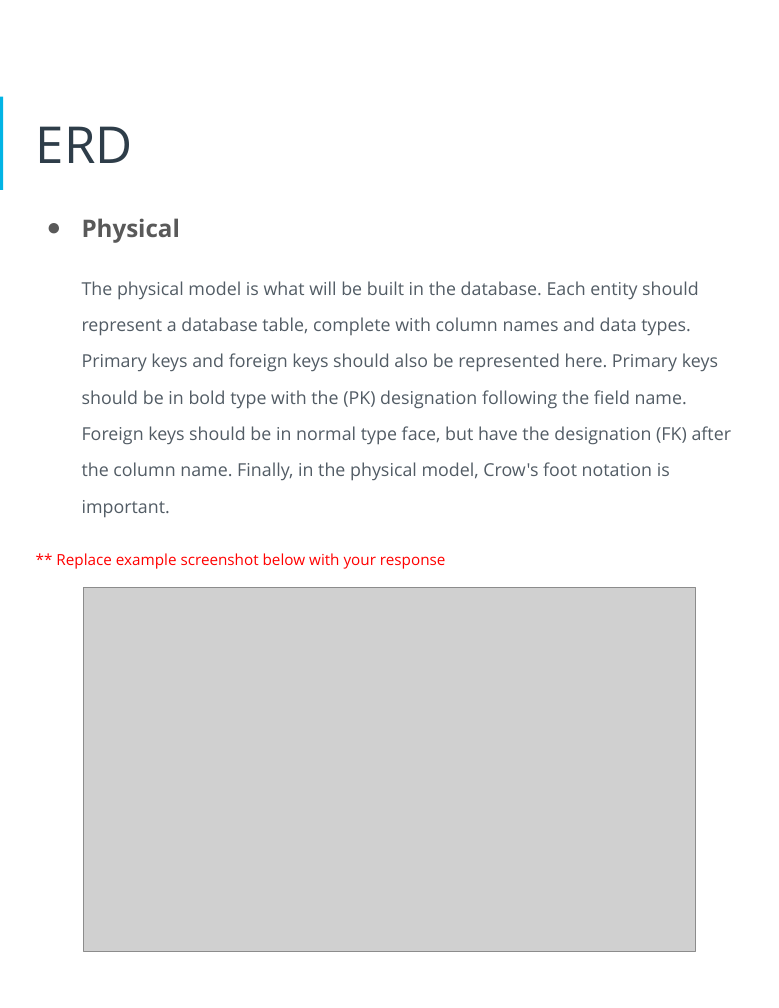
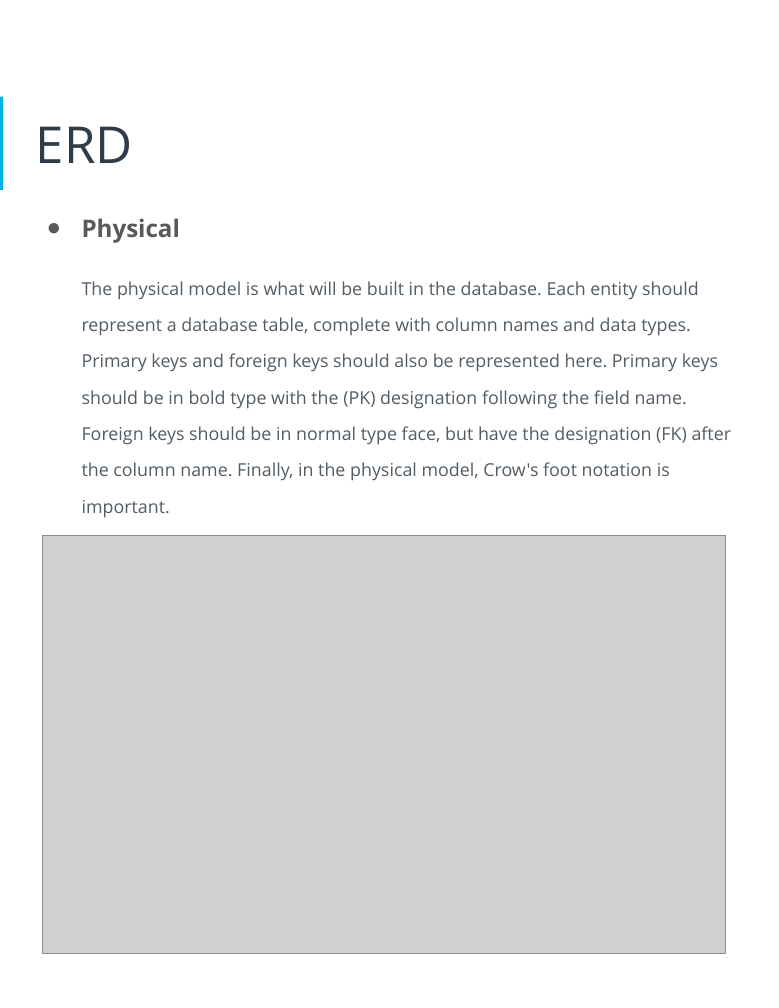
Before and after one commit to SwimLane2/udacity-ai-masters, a slide deck: slide 14 of Modules/03-Data-Architect/projects/Project 1 - Human Resources Database Design/report/HR_Database_Design_Project_Arjun_Avalakki_Mohan.pptx. Drawn at 779x1008 pixels with LibreOffice and Linux fonts; fonts in the diff are those of the drawing; grey boxes stand for pictures. Boxes give left, top, right and bottom in pixels: in the first picture for what was removed or moved away, otherwise in the second. Text is boxed around its words. In the diff, an @@ line names an element or a change of style, - is before the commit and + after.

```diff
--- a/Modules/03-Data-Architect/projects/Project 1 - Human Resources Database Design/report/HR_Database_Design_Project_Arjun_Avalakki_Mohan.pptx
+++ b/Modules/03-Data-Architect/projects/Project 1 - Human Resources Database Design/report/HR_Database_Design_Project_Arjun_Avalakki_Mohan.pptx
@@ picture: place and size @@
-picture at box(83, 587, 696, 951)
+picture at box(42, 535, 726, 953)
@@ text at box(56, 553, 446, 569): paragraph removed @@
-** Replace example screenshot below with your response
```
Also in this commit, not shown: 1 other file.
